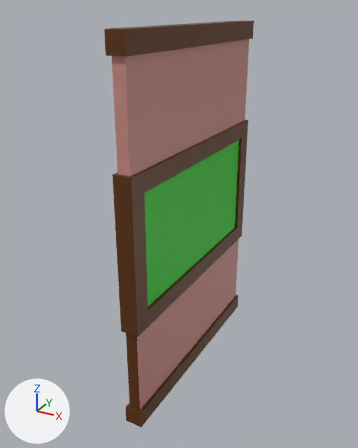
A saved change to the Blender file Assets/Visual Elements/Models/Walls/Classic Window 2.blend.
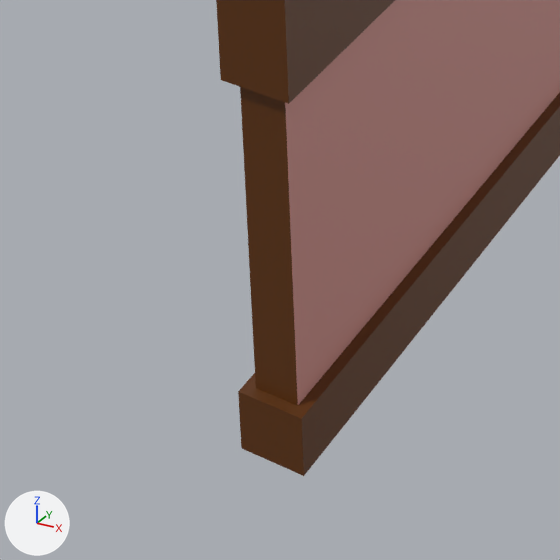
Each version is shown whole from a 50 mm camera at (1.83, -4.57, 3.15) aimed at (-0.08, -1.09, 1.41), then close up on the part from 19% to 57% of the width and 70% to 100% of the height. The lights are fixed; the arrows at lower left show +X, +Y and +Z. The older version's two pictures come first.

The first close-up shows 'Window'.
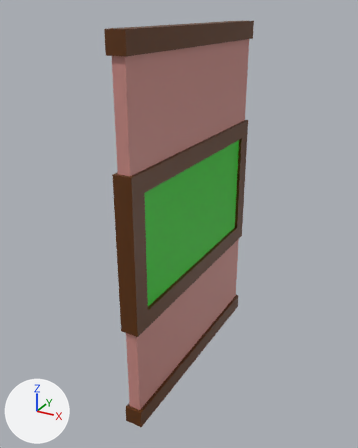
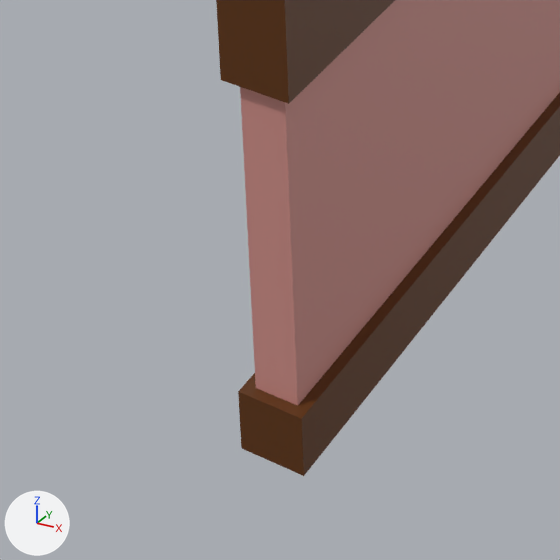
Scene script edits in JSON lines:
```json
{"op": "add", "block": "mat_wall2", "code": ["mat_wall2 = principled_material('Wall2')", "mat_wall2.base_color = (0.597, 0.262, 0.236)  # pink #cb8c85"]}
{"block": "me_window", "where": "me_window.from_pydata(...)  # 52 vertices, 41 faces; spans x -0.08..0.08, y -0.03..3.03, z -0.03..2.03"}
{"block": "me_window", "where": "# used by ob_window; location = (0.0, 0.0, 0.0); rotation_euler = (1.571, 0.0, 0.0), in degrees (90, 0, 0)"}
{"block": "me_window", "change": "me_window part 1: the 1 face centred in x 0.0, y 0.5, z 2.0 switches from mat_trim (brown #5d3000) to mat_wall (pink #cb8c85)"}
{"op": "add", "block": "me_window", "code": "me_window.materials.append(mat_wall2)  # pink #cb8c85"}
```

Changed parts and their boxes (x1, y1, x2, y2) in the close-ups (560 x 560 px):
```json
{"part": 1, "of": "me_window", "change": "recoloured", "before": [240, 87, 298, 406], "after": [240, 87, 298, 406], "on screen": "lighter"}
```
